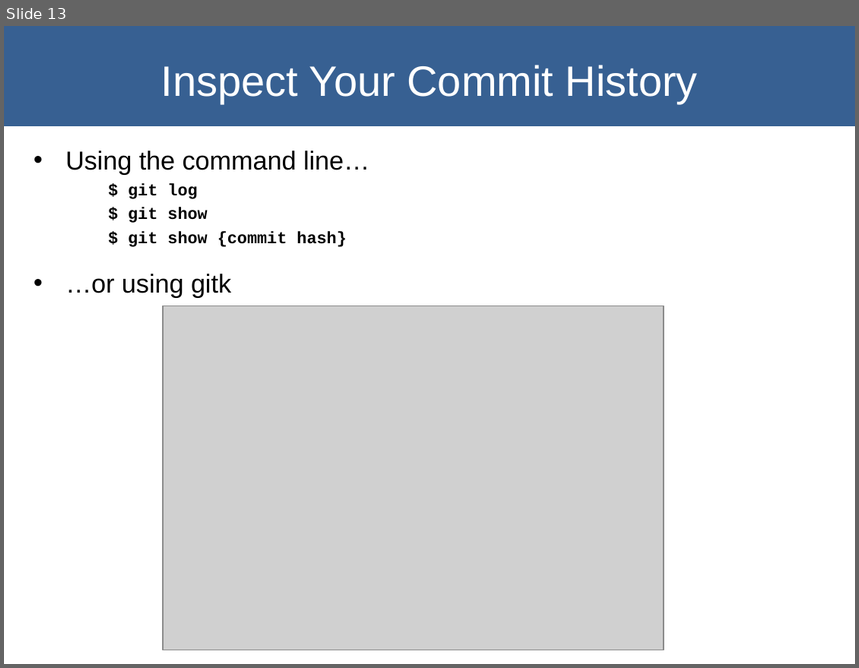
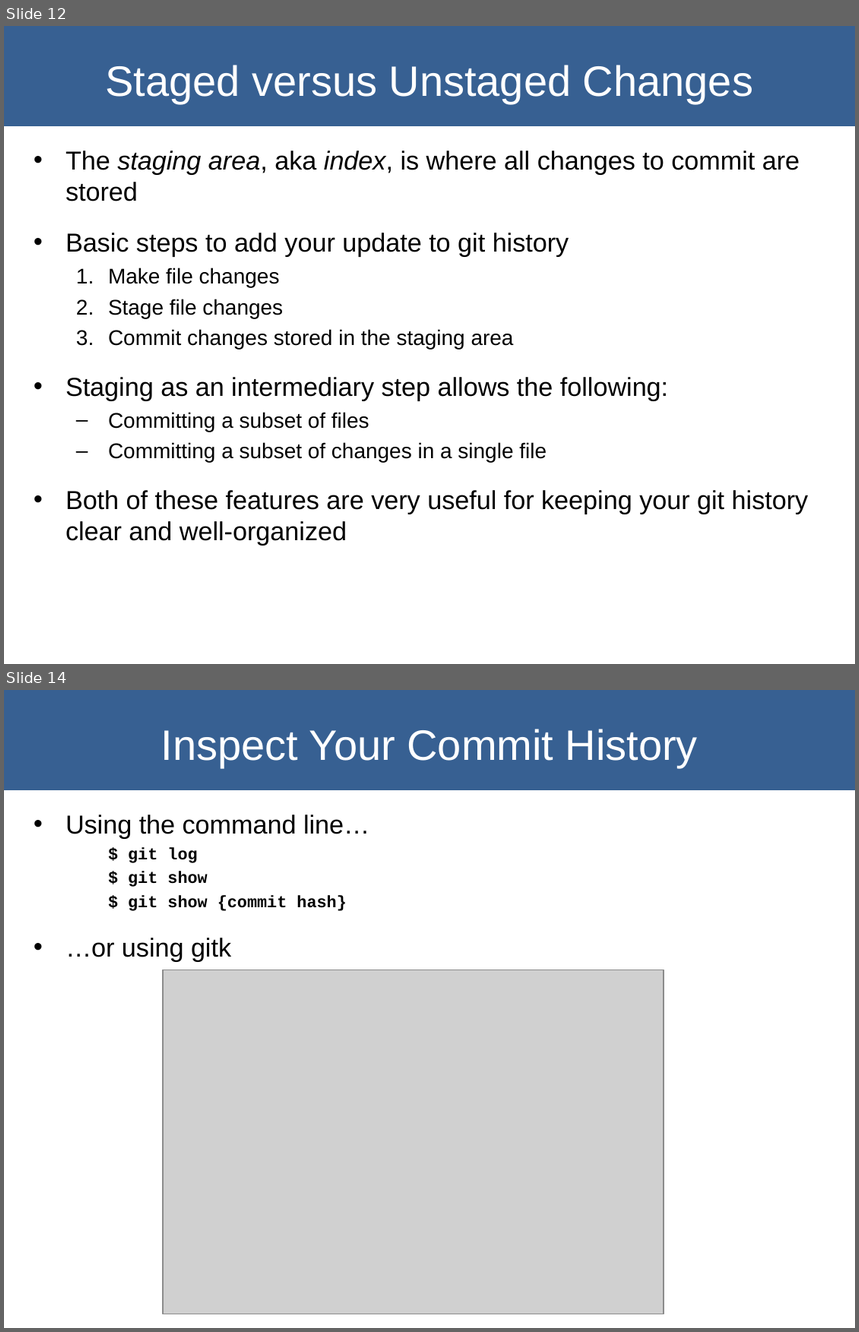
Before and after one commit to lizziel/git_presentation, a slide deck: git_presentation_GSF_26Apr2018.ppt. Shown one above the other, each under a label of ours: slide 13 before the commit, slides 12 and 14 after it; the slides between them are not shown. The pictures are 859x668 and 859x1332 pixels, drawn with LibreOffice and Linux fonts; fonts in the diff are those of the drawing; grey boxes stand for pictures. Boxes give left, top, right and bottom in pixels: in the first picture for what was removed or moved away, otherwise in the second. Text is boxed around its words. In the diff, an @@ line names an element or a change of style, - is before the commit and + after.

```diff
--- a/git_presentation_GSF_26Apr2018.ppt
+++ b/git_presentation_GSF_26Apr2018.ppt
@@ slide 12 added at (4,26,855,664), background #FFFFFF @@
@@ rectangle added at (4,26,855,126), fill #376092, outline #376092 2.01 pt @@
@@ title added at (105,65,753,104), 36 pt, text #FFFFFF @@
+Staged versus Unstaged Changes
@@ text added at (66,151,809,545), 22 pt, text #000000 @@
+• The staging area, aka index, is where all changes to commit are stored
+• Basic steps to add your update to git history
+  1. Make file changes
+  2. Stage file changes
+  3. Commit changes stored in the staging area
+• Staging as an intermediary step allows the following:
+  – Committing a subset of files
+  – Committing a subset of changes in a single file
+• Both of these features are very useful for keeping your git history clear and well-organized
@@ what was slide 13 is now slide 14 @@
```
Also in this commit, not shown: 6 slides changed, 1 other slide added.
